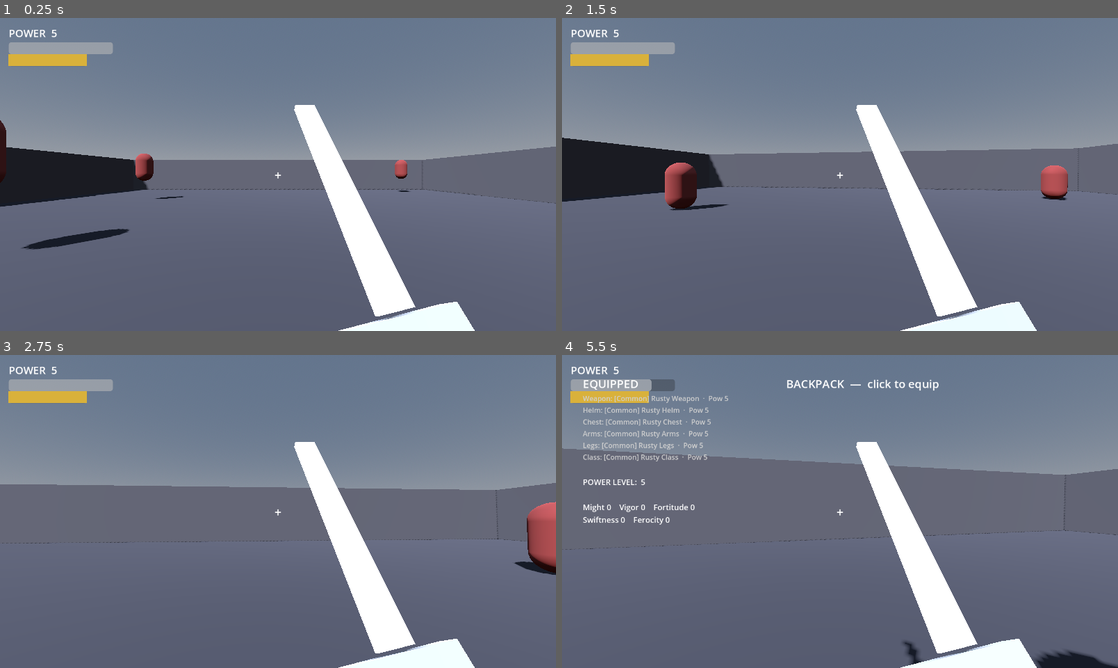
Above: before the commit, frames 1-4 (two rows, left to right).
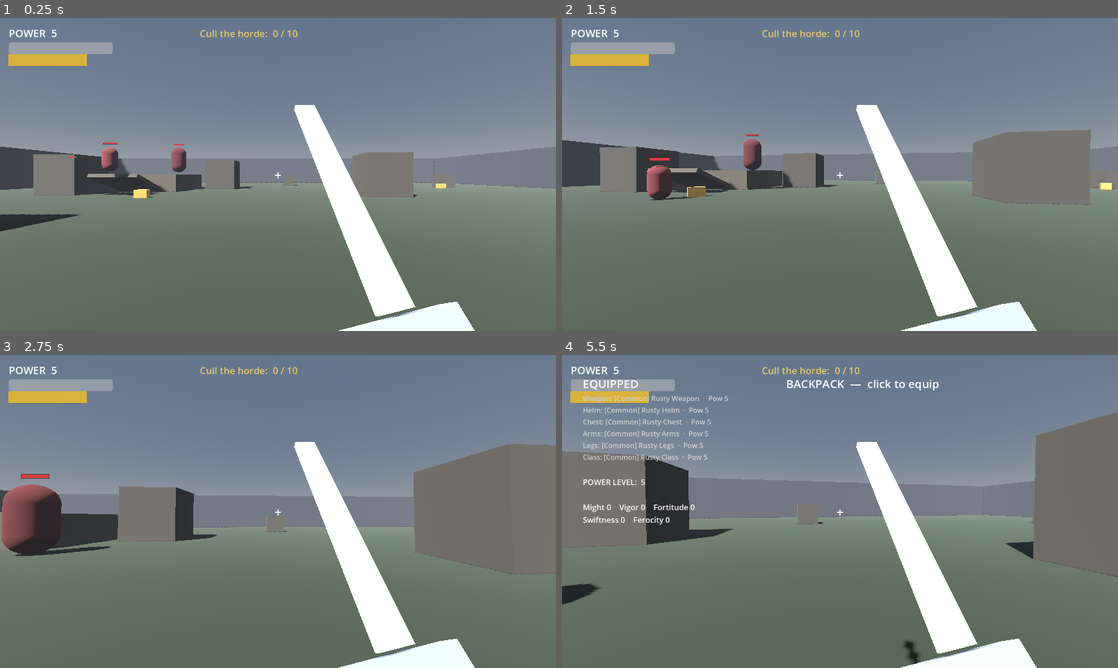
Above: after the commit, the same moments.

Repository: trevorvail3/Slayer
Game: Godot game, scene res://scenes/main.tscn
Same seed, same stepped clock (60 frames per second), same inputs: the game is played once before the commit and once after it.
Inputs (mouse positions are in pixels of both pictures, inside the frame that each line leads up to):
- Up to frame 1 (0.25 s): no input
- Up to frame 2 (1.5 s): move the mouse to (867, 174) at 0.52 s; press the mouse at (867, 174) at 0.53 s; hold W (move_forward) from 0.53 s (still down); tap Space (jump) at 0.77 s; right-click (867, 174) at 0.8 s; move the mouse to (812, 174) at 1.27 s; release the mouse at (812, 174) at 1.28 s; right-click (812, 174) at 1.35 s
- Up to frame 3 (2.75 s): keep holding W (move_forward); tap Space (jump) at 1.52 s; click (250, 511) at 1.55 s; move the mouse to (289, 505) at 2.02 s; press the mouse at (289, 505) at 2.03 s; right-click (289, 505) at 2.3 s
- Up to frame 4 (5.5 s): move the mouse to (834, 517) at 2.77 s; release the mouse at (834, 517) at 2.78 s; right-click (834, 517) at 2.85 s; tap Space (jump) at 3.02, 3.77, 4.52 s; click (834, 517) at 3.05 s; move the mouse to (878, 514) at 3.52 s; hold Right mouse button (block) 3.53-4.28 s; tap I at 3.6 s; tap Enter at 4.25, 5 s; move the mouse to (673, 464) at 4.27 s; release W (move_forward) at 4.28 s; hold A (move_left) 4.28-5.03 s; click (673, 464) at 4.35 s; move the mouse to (867, 511) at 5.02 s; hold S (move_back) from 5.03 s (still down); hold Right mouse button (block) from 5.03 s (still down); click (867, 511) at 5.17 s

The runs differ from the first frame. In frame 1, 14% of the frame differs, in the area x 0-100%, y 3-98%; in frame 2, 12%; in frame 3, 13%; in frame 4, 15%, in the area x 0-100%, y 3-100%.

Commit message:
v0.3: The Slice Zone — enemy variety, chests, Warlord objective
Gives combat a place to live and a reason to fight:

- Enemy archetypes via one parameterized Enemy: GRUNT (balanced melee),
  BRUTE (slow, high HP, heavy hits, knockback-resistant), ARCHER (keeps
  distance, fires Projectiles). Wind-up/stagger/knockback unified across all.
- Floating billboarded health bars over every enemy (HealthBar3D).
- Enemy projectiles (Projectile Area3D): damage player, blocked by walls,
  ignore enemies; reduced by shield block.
- Larger zone: cover rocks, boundary walls, low platforms + ramps, subtle fog.
- World loot chests (Chest): walk in to pop guaranteed Rare+ loot, reusing
  LootManager + LootDrop. LootManager.roll_item gains min_rarity_index.
- Activity loop: cull the horde -> the Warlord (scaled BRUTE boss) spawns ->
  slay it for guaranteed Legendary+ loot. Objective banner on the HUD.

Co-Authored-By: Claude Opus 4.8 <noreply@anthropic.com>
Claude-Session: https://claude.ai/code/session_01BSW54Paq7ZG23rR9KqKiVs

Diff:
--- a/autoload/loot_manager.gd
+++ b/autoload/loot_manager.gd
@@ -15,13 +15,18 @@
 
 ## Roll a fresh item scaled to the source's power level.
 ## Higher source_power -> higher item power and bigger affix values.
-func roll_item(source_power: int, table: LootTable = null) -> ItemData:
+## min_rarity_index (0..N) floors the rarity tier — used for chests and bosses.
+func roll_item(source_power: int, table: LootTable = null, min_rarity_index: int = 0) -> ItemData:
 	if table == null:
 		Catalog.ensure_built()
 		table = Catalog.default_table
 
 	var base: ItemData = table.base_items[rng.randi_range(0, table.base_items.size() - 1)]
 	var rarity: Rarity = _roll_rarity(table.rarities)
+	if min_rarity_index > 0:
+		var idx := table.rarities.find(rarity)
+		if idx < min_rarity_index:
+			rarity = table.rarities[mini(min_rarity_index, table.rarities.size() - 1)]
 
 	var item := ItemData.new()
 	item.name = base.name
--- a/scripts/enemies/enemy.gd
+++ b/scripts/enemies/enemy.gd
@@ -1,61 +1,125 @@
 class_name Enemy
 extends CharacterBody3D
 
-## Placeholder monster with combat rhythm: chases, telegraphs a wind-up before it
-## strikes, can be staggered (and parried), takes knockback, and drops rolled loot
-## on death. Its `power` scales the loot it drops.
-
-signal died
-
-@export var max_health := 60
+## Monster with combat rhythm and three archetypes:
+##  - GRUNT: balanced melee chaser (the original).
+##  - BRUTE: slow, huge HP, heavy hits, resists knockback. Set is_boss for the Warlord.
+##  - ARCHER: keeps its distance and fires projectiles.
+## Telegraphs a wind-up before attacking, can be staggered/parried, takes
+## knockback, shows a floating health bar, and drops rolled loot on death.
+
+signal died(enemy: Enemy)
+
+enum Kind { GRUNT, BRUTE, ARCHER }
+
+@export var kind: Kind = Kind.GRUNT
 @export var power := 10
-
-const MOVE_SPEED := 3.0
+@export var is_boss := false
+
 const GRAVITY := 20.0
 const CONTACT_RANGE := 2.0
-const CONTACT_COOLDOWN := 1.4
-const WINDUP_TIME := 0.45
-const KNOCKBACK_FORCE := 7.0
+const ARCHER_KEEP_DIST := 9.0
+const ARCHER_MAX_RANGE := 18.0
 const KNOCKBACK_DECAY := 22.0
 
-const BASE_COLOR := Color("8d3b3b")
-const WINDUP_COLOR := Color("e6b422")
-const STAGGER_COLOR := Color("3f6fb0")
-const FLASH_COLOR := Color.WHITE
-
 var health: int
+var max_health: int
 var loot_table: LootTable
+
+# Per-archetype config (filled by _configure).
+var move_speed := 3.0
+var contact_damage := 15
+var windup_time := 0.45
+var attack_cooldown := 1.4
+var knockback_force := 7.0
+var knockback_resist := 0.0     # 0 = full knockback, 1 = immune
+var is_ranged := false
+var body_scale := 1.0
+var base_color := Color("8d3b3b")
+
 var _mesh: MeshInstance3D
 var _mat: StandardMaterial3D
+var _bar: HealthBar3D
 var _attack_cd := 0.0
 var _windup_t := 0.0
 var _stagger_t := 0.0
 var _knockback := Vector3.ZERO
 
+const WINDUP_COLOR := Color("e6b422")
+const STAGGER_COLOR := Color("3f6fb0")
+const FLASH_COLOR := Color.WHITE
+
 func _ready() -> void:
 	add_to_group("enemy")
+	_configure()
 	health = max_health
 	_build()
 
+func _configure() -> void:
+	match kind:
+		Kind.BRUTE:
+			max_health = 80 + power * 6
+			move_speed = 2.0
+			contact_damage = 12 + power * 2
+			windup_time = 0.6
+			attack_cooldown = 1.8
+			knockback_resist = 0.6
+			base_color = Color("6e2b2b")
+			body_scale = 1.5
+		Kind.ARCHER:
+			max_health = 22 + power * 2
+			move_speed = 3.2
+			contact_damage = 6 + power
+			windup_time = 0.5
+			attack_cooldown = 2.0
+			is_ranged = true
+			base_color = Color("2f7d8c")
+			body_scale = 0.95
+		_:
+			max_health = 30 + power * 3
+			move_speed = 3.0
+			contact_damage = 5 + power
+			base_color = Color("8d3b3b")
+
+	if is_boss:
+		max_health = 600 + power * 12
+		contact_damage = 20 + power * 2
+		move_speed = 2.4
+		windup_time = 0.7
+		attack_cooldown = 1.6
+		knockback_resist = 0.9
+		body_scale = 2.3
+		base_color = Color("b8860b")
+
 func _build() -> void:
+	var h := 2.2 * body_scale
+	var r := 0.6 * body_scale
+
 	_mesh = MeshInstance3D.new()
 	var capsule := CapsuleMesh.new()
-	capsule.height = 2.2
-	capsule.radius = 0.6
+	capsule.height = h
+	capsule.radius = r
 	_mesh.mesh = capsule
 	_mat = StandardMaterial3D.new()
-	_mat.albedo_color = BASE_COLOR
+	_mat.albedo_color = base_color
 	_mesh.material_override = _mat
-	_mesh.position = Vector3(0, 1.3, 0)
+	_mesh.position = Vector3(0, h * 0.5, 0)
 	add_child(_mesh)
 
 	var col := CollisionShape3D.new()
 	var shape := CapsuleShape3D.new()
-	shape.height = 2.2
-	shape.radius = 0.6
+	shape.height = h
+	shape.radius = r
 	col.shape = shape
-	col.position = Vector3(0, 1.3, 0)
+	col.position = Vector3(0, h * 0.5, 0)
 	add_child(col)
+
+	_bar = HealthBar3D.new()
+	_bar.position = Vector3(0, h + 0.4, 0)
+	if is_boss:
+		_bar.scale = Vector3(2.2, 2.2, 1.0)
+	add_child(_bar)
+	_bar.set_ratio(1.0)
 
 func _physics_process(delta: float) -> void:
 	_attack_cd = maxf(0.0, _attack_cd - delta)
@@ -65,7 +129,7 @@
 	else:
 		velocity.y = 0.0
 
-	# Knockback overrides everything until it decays.
+	# Knockback overrides movement until it decays.
 	if _knockback.length() > 0.2:
 		velocity.x = _knockback.x
 		velocity.z = _knockback.z
@@ -79,7 +143,7 @@
 		velocity.x = 0.0
 		velocity.z = 0.0
 		if _stagger_t <= 0.0:
-			_set_color(BASE_COLOR)
+			_set_color(base_color)
 		move_and_slide()
 		return
 
@@ -92,52 +156,93 @@
 	to_p.y = 0.0
 	var dist := to_p.length()
 
-	# Winding up to strike.
+	# Resolving a wind-up (fires or strikes at the end).
 	if _windup_t > 0.0:
 		_windup_t -= delta
 		velocity.x = 0.0
 		velocity.z = 0.0
 		if _windup_t <= 0.0:
-			_set_color(BASE_COLOR)
-			if dist <= CONTACT_RANGE + 0.6 and player.has_method("take_damage"):
-				player.call("take_damage", 5 + power, self)
-			_attack_cd = CONTACT_COOLDOWN
-		move_and_slide()
-		return
-
+			_set_color(base_color)
+			_resolve_attack(player, dist)
+			_attack_cd = attack_cooldown
+		move_and_slide()
+		return
+
+	if is_ranged:
+		_ranged_ai(to_p, dist)
+	else:
+		_melee_ai(to_p, dist)
+
+	move_and_slide()
+
+func _melee_ai(to_p: Vector3, dist: float) -> void:
 	if dist > CONTACT_RANGE:
 		var d := to_p.normalized()
-		velocity.x = d.x * MOVE_SPEED
-		velocity.z = d.z * MOVE_SPEED
+		velocity.x = d.x * move_speed
+		velocity.z = d.z * move_speed
 	else:
 		velocity.x = 0.0
 		velocity.z = 0.0
 		if _attack_cd <= 0.0:
-			_windup_t = WINDUP_TIME
-			_set_color(WINDUP_COLOR)
-
-	move_and_slide()
+			_begin_windup()
+
+func _ranged_ai(to_p: Vector3, dist: float) -> void:
+	var d := to_p.normalized()
+	if dist > ARCHER_KEEP_DIST + 1.5:
+		velocity.x = d.x * move_speed
+		velocity.z = d.z * move_speed
+	elif dist < ARCHER_KEEP_DIST - 1.5:
+		velocity.x = -d.x * move_speed
+		velocity.z = -d.z * move_speed
+	else:
+		velocity.x = 0.0
+		velocity.z = 0.0
+	if _attack_cd <= 0.0 and dist <= ARCHER_MAX_RANGE:
+		_begin_windup()
+
+func _begin_windup() -> void:
+	_windup_t = windup_time
+	_set_color(WINDUP_COLOR)
+
+func _resolve_attack(player: Node3D, dist: float) -> void:
+	if is_ranged:
+		_fire_projectile(player)
+	elif dist <= CONTACT_RANGE + 0.7 and player.has_method("take_damage"):
+		player.call("take_damage", contact_damage, self)
+
+func _fire_projectile(player: Node3D) -> void:
+	var origin := global_position + Vector3(0, 1.5 * body_scale, 0)
+	var target := player.global_position + Vector3(0, 1.0, 0)
+	var dir := (target - origin).normalized()
+	var proj := Projectile.new()
+	get_parent().add_child(proj)
+	proj.global_position = origin
+	proj.setup(dir, 16.0, contact_damage)
 
 # --- Damage / reactions ---
 
 func take_damage(amount: int, is_crit: bool = false, source_pos: Vector3 = Vector3.ZERO) -> void:
 	health -= amount
-	Combat.spawn_damage_number(global_position + Vector3(0, 2.5, 0), amount, is_crit)
+	Combat.spawn_damage_number(global_position + Vector3(0, 2.5 * body_scale, 0), amount, is_crit)
+	if _bar:
+		_bar.set_ratio(float(health) / float(max_health))
 	_flash()
 
-	if source_pos != Vector3.ZERO:
+	if source_pos != Vector3.ZERO and knockback_resist < 1.0:
 		var kb := global_position - source_pos
 		kb.y = 0.0
 		if kb.length() > 0.01:
-			_knockback = kb.normalized() * KNOCKBACK_FORCE
+			_knockback = kb.normalized() * knockback_force * (1.0 - knockback_resist)
 
 	if health <= 0:
 		die()
 
-## Called on a parry (or heavy hit): freeze and turn vulnerable for `duration`.
+## Freeze and turn vulnerable for `duration` (parry / heavy hit). Bosses shrug
+## off part of it via knockback_resist acting as stagger resist too.
 func stagger(duration: float) -> void:
 	_windup_t = 0.0
-	_stagger_t = maxf(_stagger_t, duration)
+	var d := duration * (1.0 - knockback_resist * 0.5)
+	_stagger_t = maxf(_stagger_t, d)
 	_set_color(STAGGER_COLOR)
 
 func _flash() -> void:
@@ -147,24 +252,26 @@
 	get_tree().create_timer(0.08).timeout.connect(_unflash)
 
 func _unflash() -> void:
-	if not is_instance_valid(self) or _mat == null:
-		return
-	# Don't stomp a state color that's still active.
+	if _mat == null:
+		return
 	if _stagger_t > 0.0:
 		_set_color(STAGGER_COLOR)
 	elif _windup_t > 0.0:
 		_set_color(WINDUP_COLOR)
 	else:
-		_set_color(BASE_COLOR)
+		_set_color(base_color)
 
 func _set_color(c: Color) -> void:
 	if _mat:
 		_mat.albedo_color = c
 
 func die() -> void:
-	var item := LootManager.roll_item(power, loot_table)
-	var drop := LootDrop.new(item)
-	get_parent().add_child(drop)
-	drop.global_position = global_position + Vector3(0, 0.5, 0)
-	died.emit()
+	var rolls := 3 if is_boss else 1
+	var min_rarity := 3 if is_boss else 0    # Legendary+ from the boss
+	for i in rolls:
+		var item := LootManager.roll_item(power + (10 if is_boss else 0), loot_table, min_rarity)
+		var drop := LootDrop.new(item)
+		get_parent().add_child(drop)
+		drop.global_position = global_position + Vector3(randf_range(-1.0, 1.0), 0.5, randf_range(-1.0, 1.0))
+	died.emit(self)
 	queue_free()
--- /dev/null
+++ b/scripts/enemies/projectile.gd
@@ -0,0 +1,49 @@
+class_name Projectile
+extends Area3D
+
+## An enemy arrow/bolt. Flies straight, damages the player on contact, and is
+## blocked by walls. Ignores enemies (no friendly fire, and won't self-destruct
+## on the archer that fired it).
+
+var _vel := Vector3.ZERO
+var _damage := 0
+var _life := 4.0
+
+func setup(dir: Vector3, speed: float, damage: int) -> void:
+	_vel = dir * speed
+	_damage = damage
+
+func _ready() -> void:
+	var mesh := MeshInstance3D.new()
+	var s := SphereMesh.new()
+	s.radius = 0.18
+	s.height = 0.36
+	mesh.mesh = s
+	var mat := StandardMaterial3D.new()
+	mat.albedo_color = Color("ff6a3d")
+	mat.emission_enabled = true
+	mat.emission = Color("ff6a3d")
+	mat.emission_energy_multiplier = 1.5
+	mesh.material_override = mat
+	add_child(mesh)
+
+	var col := CollisionShape3D.new()
+	var shape := SphereShape3D.new()
+	shape.radius = 0.18
+	col.shape = shape
+	add_child(col)
+
+	body_entered.connect(_on_body_entered)
+
+func _physics_process(delta: float) -> void:
+	global_position += _vel * delta
+	_life -= delta
+	if _life <= 0.0:
+		queue_free()
+
+func _on_body_entered(body: Node) -> void:
+	if body.is_in_group("enemy"):
+		return
+	if body.is_in_group("player") and body.has_method("take_damage"):
+		body.call("take_damage", _damage, null)
+	queue_free()
--- /dev/null
+++ b/scripts/fx/health_bar_3d.gd
@@ -0,0 +1,44 @@
+class_name HealthBar3D
+extends Node3D
+
+## A tiny billboarded health bar that floats above an enemy. Centered fill that
+## shrinks as health drops. Unshaded + billboard so it always faces the camera
+## and stays readable regardless of scene lighting.
+
+const WIDTH := 1.3
+const HEIGHT := 0.16
+
+var _fill: MeshInstance3D
+var _fill_mesh: QuadMesh
+
+func _ready() -> void:
+	# Background (slightly larger, dark).
+	var bg := MeshInstance3D.new()
+	var bg_mesh := QuadMesh.new()
+	bg_mesh.size = Vector2(WIDTH + 0.06, HEIGHT + 0.05)
+	bg.mesh = bg_mesh
+	bg.material_override = _billboard_mat(Color(0, 0, 0, 0.65))
+	add_child(bg)
+
+	# Foreground fill.
+	_fill = MeshInstance3D.new()
+	_fill_mesh = QuadMesh.new()
+	_fill_mesh.size = Vector2(WIDTH, HEIGHT)
+	_fill.mesh = _fill_mesh
+	_fill.material_override = _billboard_mat(Color(0.85, 0.2, 0.2))
+	_fill.position.z = 0.01
+	add_child(_fill)
+
+func _billboard_mat(color: Color) -> StandardMaterial3D:
+	var mat := StandardMaterial3D.new()
+	mat.albedo_color = color
+	mat.shading_mode = BaseMaterial3D.SHADING_MODE_UNSHADED
+	mat.billboard_mode = BaseMaterial3D.BILLBOARD_ENABLED
+	mat.transparency = BaseMaterial3D.TRANSPARENCY_ALPHA
+	mat.no_depth_test = true
+	return mat
+
+func set_ratio(r: float) -> void:
+	r = clampf(r, 0.0, 1.0)
+	if _fill_mesh:
+		_fill_mesh.size = Vector2(maxf(0.001, WIDTH * r), HEIGHT)
--- a/scripts/main.gd
+++ b/scripts/main.gd
@@ -1,13 +1,20 @@
 extends Node3D
 
-## Main — builds the v0.1 test arena and wires up the loop:
-## input map, lighting, floor + walls, player, HUD, inventory, and a spawner
-## that keeps the arena stocked with monsters to slay.
-
-const ARENA_HALF := 20.0
-const MAX_ENEMIES := 4
-
+## Main — builds the v0.3 "Slice Zone" and runs the activity loop:
+## input map, lighting, a larger arena with cover + ramps, mixed-archetype enemy
+## spawns, loot chests, and the Warlord objective (cull the horde -> boss -> clear).
+
+const ARENA_HALF := 40.0
+const MAX_ENEMIES := 6
+const KILLS_FOR_BOSS := 10
+
+var hud: HUD
 var player: Player
+
+var _kills := 0
+var _boss_spawned := false
+var _boss_active := false
+var _zone_cleared := false
 
 func _ready() -> void:
 	_setup_input()
@@ -15,7 +22,9 @@
 	_build_arena()
 	_spawn_player()
 	_add_ui()
+	_spawn_chests()
 	_start_spawner()
+	_update_objective()
 
 # --- Input map (built in code so project.godot stays minimal & robust) ---
 
@@ -61,18 +70,41 @@
 	env.sky = sky
 	env.ambient_light_source = Environment.AMBIENT_SOURCE_SKY
 	env.ambient_light_energy = 0.5
+	env.fog_enabled = true
+	env.fog_density = 0.004
 	var we := WorldEnvironment.new()
 	we.environment = env
 	add_child(we)
 
 func _build_arena() -> void:
-	_static_box(Vector3(0, -0.5, 0), Vector3(ARENA_HALF * 2, 1, ARENA_HALF * 2), Color("3a3a44"))
-	_static_box(Vector3(0, 2, -ARENA_HALF), Vector3(ARENA_HALF * 2, 4, 1), Color("55555f"))
-	_static_box(Vector3(0, 2, ARENA_HALF), Vector3(ARENA_HALF * 2, 4, 1), Color("55555f"))
-	_static_box(Vector3(-ARENA_HALF, 2, 0), Vector3(1, 4, ARENA_HALF * 2), Color("55555f"))
-	_static_box(Vector3(ARENA_HALF, 2, 0), Vector3(1, 4, ARENA_HALF * 2), Color("55555f"))
-
-func _static_box(pos: Vector3, size: Vector3, color: Color) -> void:
+	# Ground + boundary walls.
+	_static_box(Vector3(0, -0.5, 0), Vector3(ARENA_HALF * 2, 1, ARENA_HALF * 2), Color("39412f"))
+	_static_box(Vector3(0, 3, -ARENA_HALF), Vector3(ARENA_HALF * 2, 6, 1), Color("4b4b52"))
+	_static_box(Vector3(0, 3, ARENA_HALF), Vector3(ARENA_HALF * 2, 6, 1), Color("4b4b52"))
+	_static_box(Vector3(-ARENA_HALF, 3, 0), Vector3(1, 6, ARENA_HALF * 2), Color("4b4b52"))
+	_static_box(Vector3(ARENA_HALF, 3, 0), Vector3(1, 6, ARENA_HALF * 2), Color("4b4b52"))
+
+	# Scattered rock cover (deterministic-ish layout via fixed offsets).
+	var rocks := [
+		Vector3(10, 0, -8), Vector3(-14, 0, 6), Vector3(6, 0, 16), Vector3(-8, 0, -18),
+		Vector3(20, 0, 4), Vector3(-22, 0, -10), Vector3(2, 0, -26), Vector3(-4, 0, 24),
+		Vector3(26, 0, -20), Vector3(-28, 0, 18),
+	]
+	for p in rocks:
+		var s := 2.0 + fmod(absf(p.x + p.z), 3.0)
+		_static_box(p + Vector3(0, s * 0.5, 0), Vector3(s, s, s), Color("5a5348"))
+
+	# A couple of low platforms with ramps for verticality.
+	_platform(Vector3(-16, 0, -16), 8.0, 2.0)
+	_platform(Vector3(18, 0, 18), 9.0, 3.0)
+
+func _platform(center: Vector3, size: float, height: float) -> void:
+	_static_box(center + Vector3(0, height * 0.5, 0), Vector3(size, height, size), Color("6b6252"))
+	# Ramp up to it.
+	var ramp := _static_box(center + Vector3(0, height * 0.5, size * 0.5 + 2.0), Vector3(size * 0.6, 0.4, 5.0), Color("6b6252"))
+	ramp.rotation_degrees = Vector3(-atan2(height, 5.0) * 180.0 / PI, 0, 0)
+
+func _static_box(pos: Vector3, size: Vector3, color: Color) -> StaticBody3D:
 	var body := StaticBody3D.new()
 
 	var mesh := MeshInstance3D.new()
@@ -92,30 +124,42 @@
 
 	body.position = pos
 	add_child(body)
+	return body
 
 func _spawn_player() -> void:
 	player = Player.new()
-	player.position = Vector3(0, 2, 8)
+	player.position = Vector3(0, 2, 12)
 	add_child(player)
 
 func _add_ui() -> void:
-	add_child(HUD.new())
+	hud = HUD.new()
+	add_child(hud)
 	var inv_layer := CanvasLayer.new()
 	inv_layer.layer = 2
 	inv_layer.add_child(InventoryUI.new())
 	add_child(inv_layer)
 
-# --- Enemy spawner ---
+func _spawn_chests() -> void:
+	# All on open ground so loot is never gated behind terrain.
+	for p in [Vector3(-12, 0, -6), Vector3(24, 0, -18), Vector3(-26, 0, 20)]:
+		var chest := Chest.new()
+		chest.power = 18
+		add_child(chest)
+		chest.position = p
+
+# --- Enemy spawner + objective ---
 
 func _start_spawner() -> void:
 	var timer := Timer.new()
-	timer.wait_time = 1.0
+	timer.wait_time = 1.5
 	timer.autostart = true
 	timer.timeout.connect(_tick_spawn)
 	add_child(timer)
 	_tick_spawn()
 
 func _tick_spawn() -> void:
+	if _boss_active or _zone_cleared:
+		return
 	var count := get_tree().get_nodes_in_group("enemy").size()
 	while count < MAX_ENEMIES:
 		_spawn_enemy()
@@ -123,9 +167,62 @@
 
 func _spawn_enemy() -> void:
 	var e := Enemy.new()
+	e.kind = _random_kind()
 	e.power = 8 + randi() % 12
-	e.max_health = 40 + e.power * 3
-	var x := randf_range(-ARENA_HALF + 3.0, ARENA_HALF - 3.0)
-	var z := randf_range(-ARENA_HALF + 3.0, ARENA_HALF - 3.0)
-	e.position = Vector3(x, 2.0, z)
+	e.died.connect(_on_enemy_died)
+	var pos := _random_ground_pos(6.0)
+	e.position = pos
 	add_child(e)
+
+func _random_kind() -> Enemy.Kind:
+	var r := randf()
+	if r < 0.60:
+		return Enemy.Kind.GRUNT
+	elif r < 0.82:
+		return Enemy.Kind.ARCHER
+	else:
+		return Enemy.Kind.BRUTE
+
+func _random_ground_pos(min_from_player: float) -> Vector3:
+	for i in 12:
+		var x := randf_range(-ARENA_HALF + 4.0, ARENA_HALF - 4.0)
+		var z := randf_range(-ARENA_HALF + 4.0, ARENA_HALF - 4.0)
+		var p := Vector3(x, 3.0, z)
+		if player == null or Vector2(x - player.position.x, z - player.position.z).length() > min_from_player:
+			return p
+	return Vector3(randf_range(-10, 10), 3.0, randf_range(-10, 10))
+
+func _on_enemy_died(_enemy: Enemy) -> void:
+	if _zone_cleared:
+		return
+	_kills += 1
+	if not _boss_spawned and _kills >= KILLS_FOR_BOSS:
+		_spawn_boss()
+	_update_objective()
+
+func _spawn_boss() -> void:
+	_boss_spawned = true
+	_boss_active = true
+	var boss := Enemy.new()
+	boss.kind = Enemy.Kind.BRUTE
+	boss.is_boss = true
+	boss.power = 28
+	boss.died.connect(_on_boss_died)
+	boss.position = Vector3(0, 4, -ARENA_HALF + 8.0)
+	add_child(boss)
+	_update_objective()
+
+func _on_boss_died(_enemy: Enemy) -> void:
+	_boss_active = false
+	_zone_cleared = true
+	_update_objective()
+
+func _update_objective() -> void:
+	if hud == null:
+		return
+	if _zone_cleared:
+		hud.set_objective("★ ZONE CLEARED — the Warlord has fallen! ★")
+	elif _boss_active:
+		hud.set_objective("⚔ SLAY THE WARLORD ⚔")
+	else:
+		hud.set_objective("Cull the horde:  %d / %d" % [mini(_kills, KILLS_FOR_BOSS), KILLS_FOR_BOSS])
--- a/scripts/ui/hud.gd
+++ b/scripts/ui/hud.gd
@@ -9,6 +9,7 @@
 var stamina_bar: ProgressBar
 var block_label: Label
 var toast: Label
+var objective_label: Label
 var _toast_timer := 0.0
 
 func _ready() -> void:
@@ -69,6 +70,18 @@
 	toast.add_theme_font_size_override("font_size", 22)
 	root.add_child(toast)
 
+	objective_label = Label.new()
+	objective_label.set_anchors_preset(Control.PRESET_CENTER_TOP)
+	objective_label.position += Vector2(-180, 20)
+	objective_label.add_theme_font_size_override("font_size", 22)
+	objective_label.add_theme_color_override("font_color", Color("e6c86a"))
+	objective_label.text = ""
+	root.add_child(objective_label)
+
+func set_objective(text: String) -> void:
+	if objective_label:
+		objective_label.text = text
+
 func _refresh() -> void:
 	power_label.text = "POWER  %d" % GameState.gear_score()
 
--- /dev/null
+++ b/scripts/world/chest.gd
@@ -0,0 +1,54 @@
+class_name Chest
+extends Area3D
+
+## A world loot chest. Slowly spins to catch the eye; walk into it to pop it open
+## and spray out guaranteed Rare+ loot (reuses LootManager + LootDrop).
+
+@export var min_rarity_index := 2   # Rare or better
+@export var rolls := 2
+@export var power := 20
+
+var _opened := false
+var _mesh: MeshInstance3D
+
+func _ready() -> void:
+	_mesh = MeshInstance3D.new()
+	var box := BoxMesh.new()
+	box.size = Vector3(1.0, 0.7, 0.7)
+	_mesh.mesh = box
+	var mat := StandardMaterial3D.new()
+	mat.albedo_color = Color("c9a24a")
+	mat.emission_enabled = true
+	mat.emission = Color("c9a24a")
+	mat.emission_energy_multiplier = 0.5
+	_mesh.material_override = mat
+	_mesh.position.y = 0.35
+	add_child(_mesh)
+
+	var col := CollisionShape3D.new()
+	var shape := BoxShape3D.new()
+	shape.size = Vector3(1.8, 1.6, 1.8)
+	col.shape = shape
+	col.position.y = 0.7
+	add_child(col)
+
+	body_entered.connect(_on_body_entered)
+
+func _process(delta: float) -> void:
+	if not _opened and _mesh:
+		_mesh.rotate_y(delta * 0.6)
+
+func _on_body_entered(body: Node) -> void:
+	if _opened or not body.is_in_group("player"):
+		return
+	_opened = true
+	for i in rolls:
+		var item := LootManager.roll_item(power, null, min_rarity_index)
+		var drop := LootDrop.new(item)
+		get_parent().add_child(drop)
+		drop.global_position = global_position + Vector3(randf_range(-1.0, 1.0), 0.7, randf_range(-1.0, 1.0))
+
+	var t := create_tween()
+	t.tween_property(_mesh, "scale", Vector3(1.3, 1.3, 1.3), 0.1)
+	t.tween_property(_mesh, "scale", Vector3(0.01, 0.01, 0.01), 0.22)
+	t.tween_callback(queue_free)
Not shown, changed: README.md
